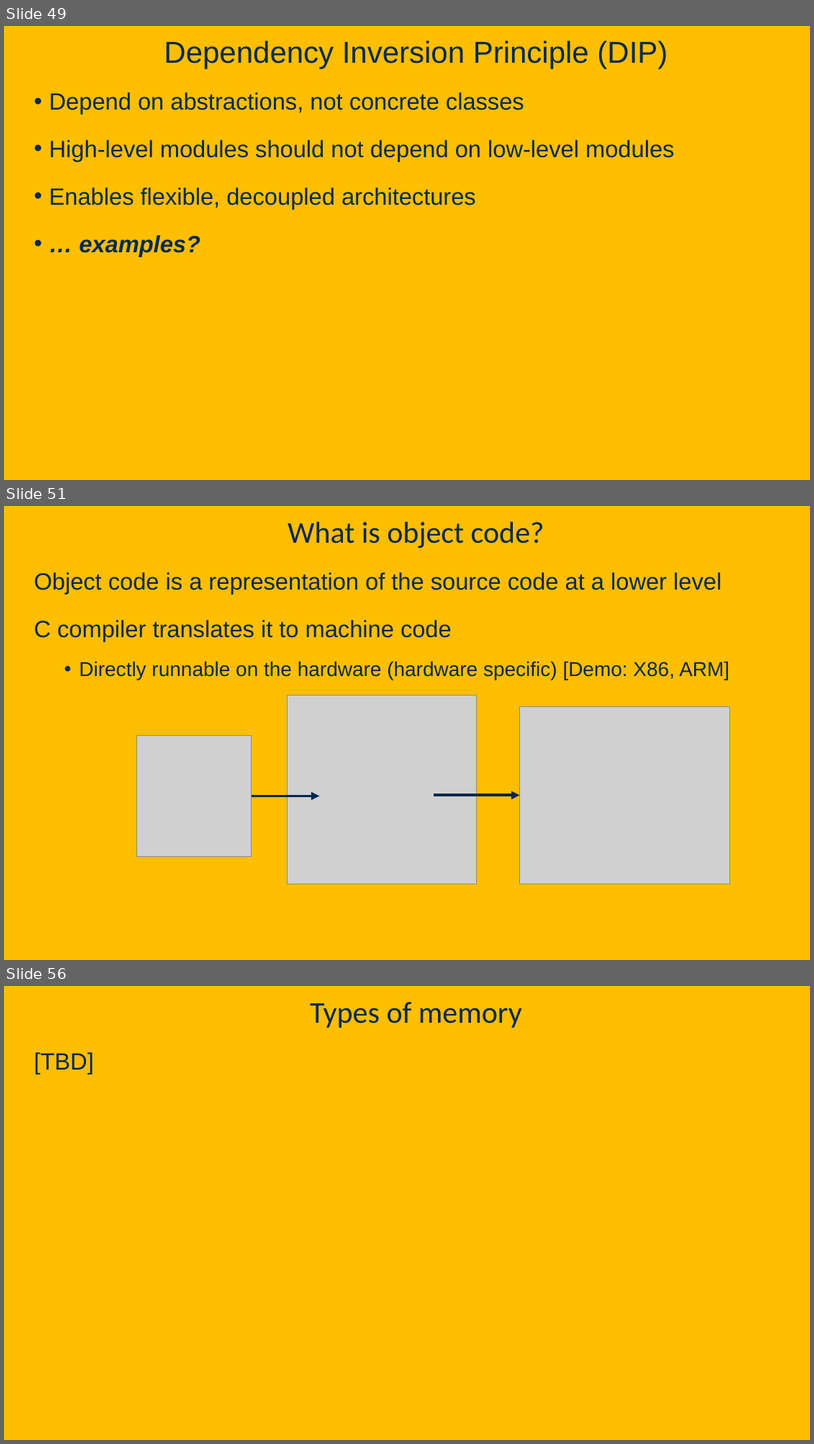
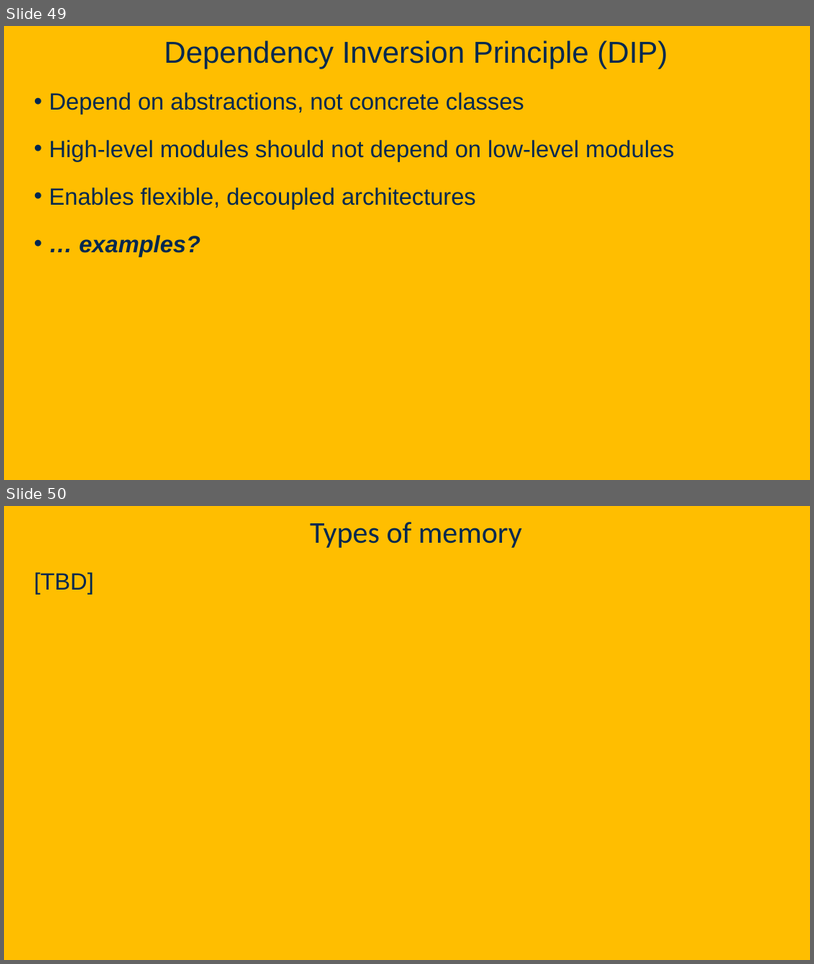
Before and after one commit to davsec-teaching/ecs160-f25, a slide deck: slides/2_oo_background.pptx. Shown one above the other, each under a label of ours: slides 49, 51 and 56 before the commit, slides 49 and 50 after it; the slides between them are not shown. The pictures are 814x1444 and 814x964 pixels, drawn with LibreOffice and Linux fonts; fonts in the diff are those of the drawing; grey boxes stand for pictures; background and template pictures are left out. Boxes give left, top, right and bottom in pixels: in the first picture for what was removed or moved away, otherwise in the second. Text is boxed around its words. In the diff, an @@ line names an element or a change of style, - is before the commit and + after.

```diff
--- a/slides/2_oo_background.pptx
+++ b/slides/2_oo_background.pptx
@@ slide 51 removed at <box>4,506,810,960</box>, background picture (left out) @@
@@ title removed at <box>288,522,545,548</box> @@
-What is object code?
@@ text removed at <box>34,572,730,680</box> @@
-Object code is a representation of the source code at a lower level
-C compiler translates it to machine code
-  • Directly runnable on the hardware (hardware specific) [Demo: X86, ARM]
@@ picture removed at <box>287,695,477,883</box> @@
@@ picture removed at <box>520,707,730,883</box> @@
@@ picture removed at <box>137,735,252,856</box> @@
@@ arrow removed from (252, 795) to (320, 795) @@
@@ arrow removed from (434, 795) to (520, 795) @@
@@ what was slide 56 is now slide 50 @@
```
Also in this commit, not shown: 5 other slides removed, 3 other files.
